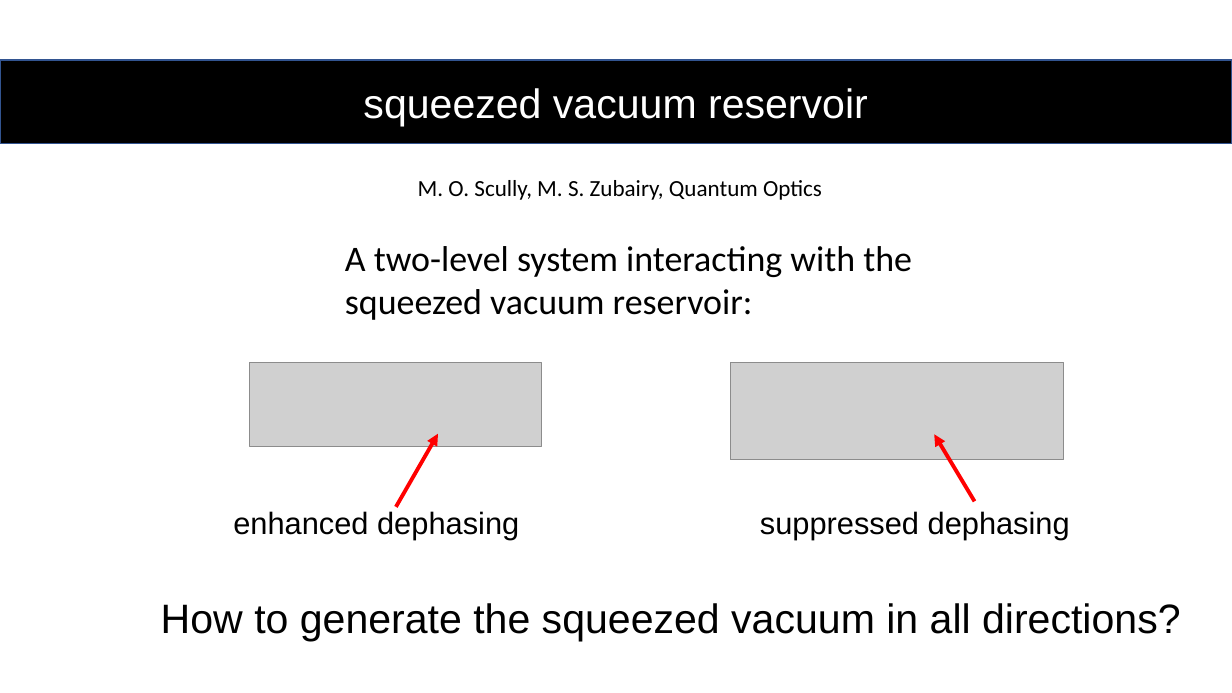
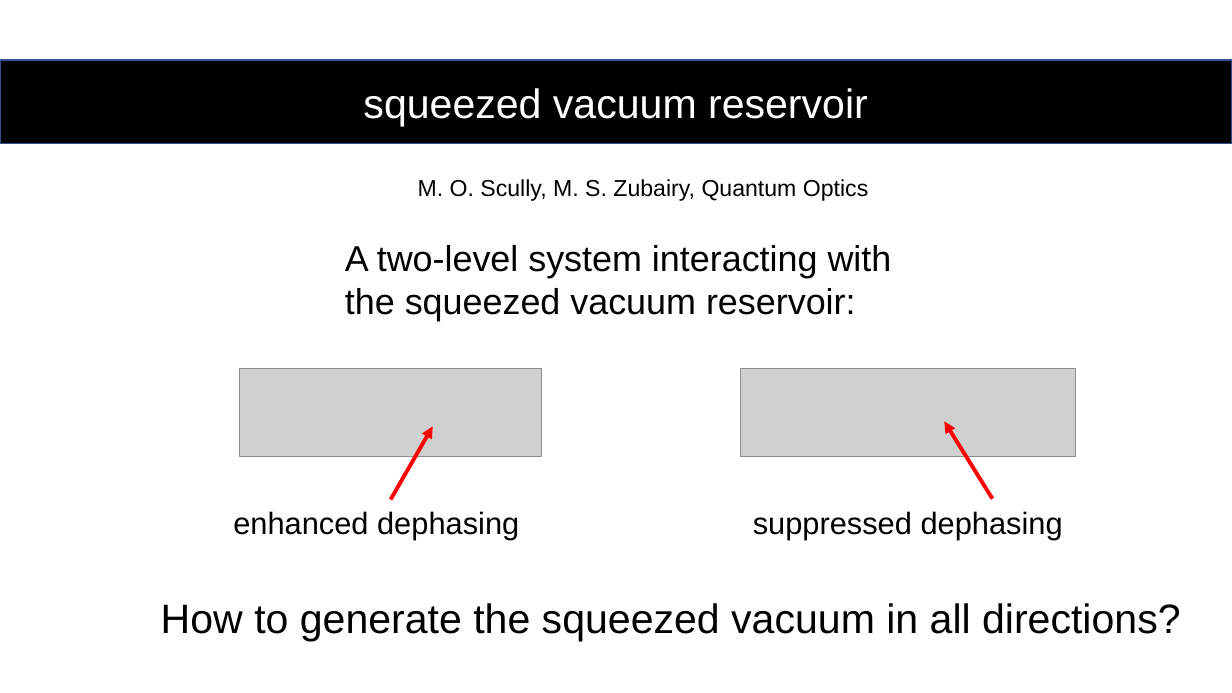
Before and after one commit to youjieyu888/circular-waveguide, a slide deck: slide 3 of Jieyu You.pptx (slide 4 before the commit). Drawn at 1232x693 pixels with LibreOffice and Linux fonts; fonts in the diff are those of the drawing; grey boxes stand for pictures. Boxes give left, top, right and bottom in pixels: in the first picture for what was removed or moved away, otherwise in the second. Text is boxed around its words. In the diff, an @@ line names an element or a change of style, - is before the commit and + after.

```diff
--- a/Jieyu You.pptx
+++ b/Jieyu You.pptx
@@ text "M. O. Scully, M. S. ..." at (418,179,868,201): font Calibri to Arial @@
@@ text "A two-level system interacting with ..." at (345,245,892,321): font Calibri to Arial @@
@@ picture: place and size @@
-picture at (250,362,542,446)
+picture at (239,368,542,457)
@@ picture: place and size @@
-picture at (730,362,1064,460)
+picture at (741,368,1076,457)
@@ arrow moved from (396, 507) - (438, 433) to (391, 500) - (433, 426) @@
@@ arrow moved from (975, 502) - (934, 434) to (993, 499) - (945, 421) @@
@@ text "suppressed dephasing": place and size @@
-text "suppressed dephasing" at (760,511,1070,540)
+text "suppressed dephasing" at (753,511,1063,539)
```
Also in this commit, not shown: 7 other slides changed, 8 slides added, 1 slide removed.
